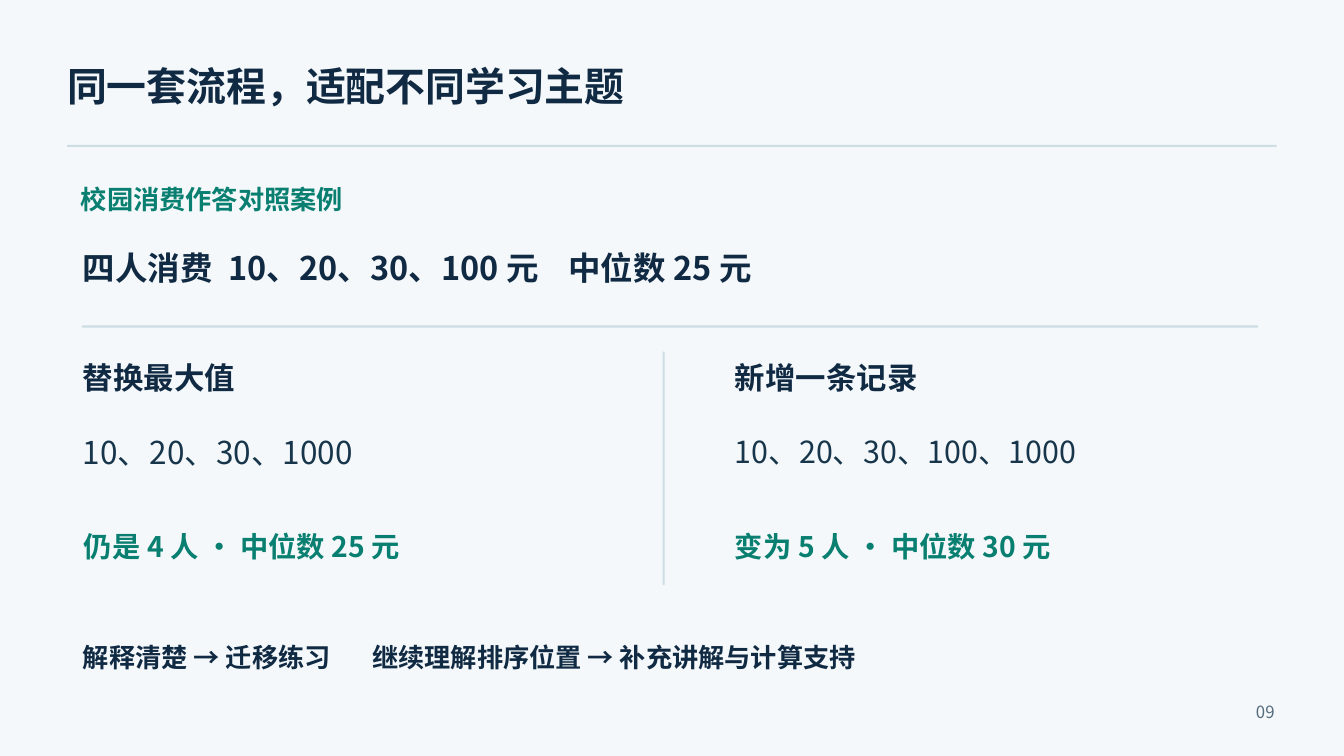
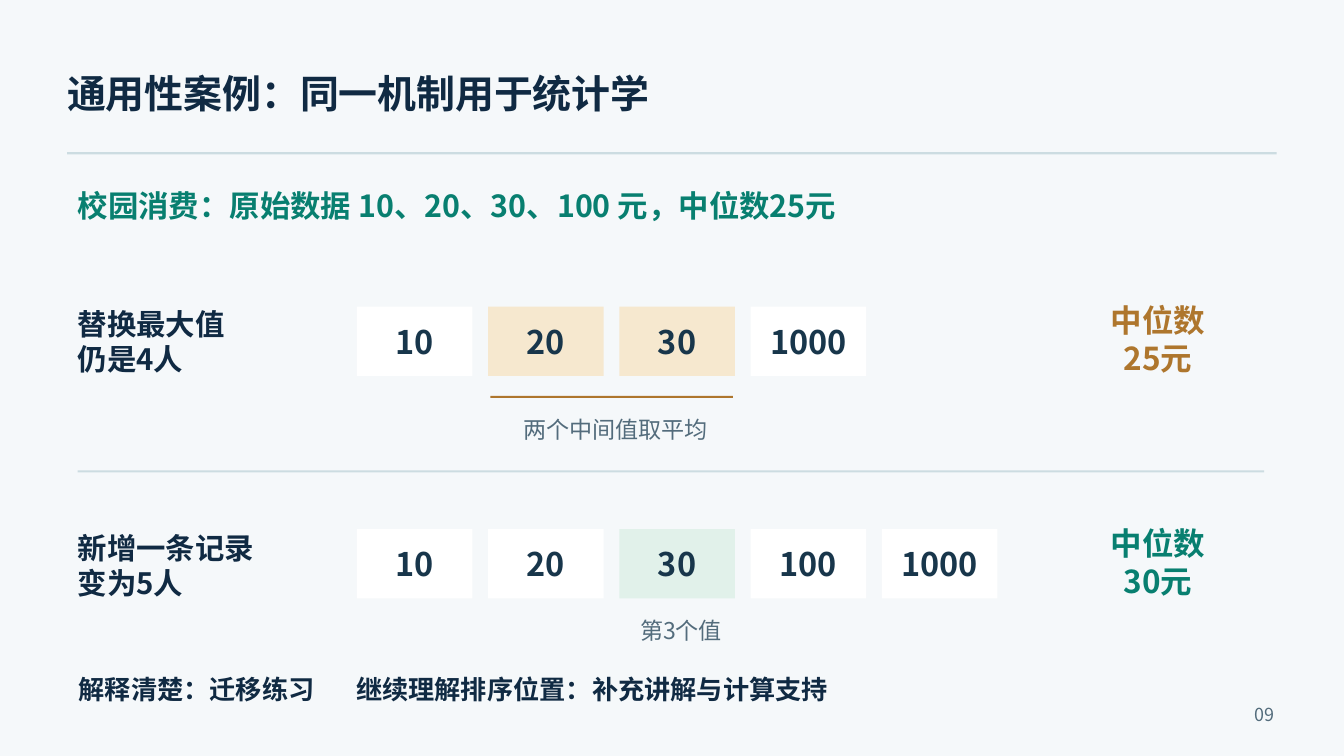
Before and after one commit to RoamerFly/teach-pro-skill, a slide deck: slide 9 of example/competition-materials/final-roadshow/学途智伴决赛路演_8分钟.pptx. Drawn at 1344x756 pixels with LibreOffice and Linux fonts; fonts in the diff are those of the drawing. Boxes give left, top, right and bottom in pixels: in the first picture for what was removed or moved away, otherwise in the second. Text is boxed around its words. In the diff, an @@ line names an element or a change of style, - is before the commit and + after.

```diff
--- a/example/competition-materials/final-roadshow/学途智伴决赛路演_8分钟.pptx
+++ b/example/competition-materials/final-roadshow/学途智伴决赛路演_8分钟.pptx
@@ text at bbox=[67, 74, 649, 112]: text changed; size 28.5 to 27.8 pt @@
-同一套流程，适配不同学习主题
+通用性案例：同一机制用于统计学
@@ rectangle: place and size @@
-rectangle at bbox=[68, 145, 1277, 147]
+rectangle at bbox=[68, 152, 1277, 154]
@@ rectangle at bbox=[68, 152, 1277, 154]: fill #CDDDE4 to #CCDCE1 @@
@@ text at bbox=[78, 191, 836, 221]: text changed; size 18.8 to 21.8 pt @@
-校园消费作答对照案例
+校园消费：原始数据 10、20、30、100 元，中位数25元
@@ text removed at bbox=[83, 252, 751, 283] @@
-四人消费 10、20、30、100 元 中位数 25 元
@@ text "替换最大值": place and size @@
-text "替换最大值" at bbox=[83, 363, 235, 392]
+text "替换最大值" at bbox=[78, 310, 225, 373]
@@ text at bbox=[78, 310, 225, 338]: size 21.8 to 21 pt in "替换最大值" @@
@@ rectangle removed at bbox=[82, 326, 1258, 328] @@
@@ rectangle added at bbox=[357, 307, 473, 376], fill #FFFFFF, 23.2 pt, text #18364B, bold @@
+10
@@ rectangle added at bbox=[488, 307, 604, 376], fill #F6E8CF, 23.2 pt, text #18364B, bold @@
+20
@@ rectangle added at bbox=[620, 307, 736, 376], fill #F6E8CF, 23.2 pt, text #18364B, bold @@
+30
@@ rectangle added at bbox=[751, 307, 867, 376], fill #FFFFFF, 23.2 pt, text #18364B, bold @@
+1000
@@ text added at bbox=[1111, 305, 1206, 373], 22.5 pt, text #AE762D, bold @@
+中位数
+25元
@@ text at bbox=[78, 345, 184, 373]: paragraph added @@
+仍是4人
@@ rectangle: place and size @@
-rectangle at bbox=[662, 352, 664, 585]
+rectangle at bbox=[490, 396, 733, 398]
@@ rectangle at bbox=[490, 396, 733, 398]: fill #CDDDE4 to #AE762D @@
@@ text added at bbox=[524, 418, 708, 440], 16.5 pt, text #536C7C @@
+两个中间值取平均
@@ text removed at bbox=[83, 440, 353, 466] @@
-10、20、30、1000
@@ text removed at bbox=[735, 440, 1076, 465] @@
-10、20、30、100、1000
@@ rectangle added at bbox=[78, 471, 1264, 473], fill #CCDCE1 @@
@@ text at bbox=[78, 534, 254, 562]: size 21.8 to 21 pt in "新增一条记录" @@
@@ text "新增一条记录": place and size @@
-text "新增一条记录" at bbox=[735, 363, 917, 392]
+text "新增一条记录" at bbox=[78, 534, 254, 597]
@@ text removed at bbox=[84, 532, 400, 560] @@
-仍是 4 人 · 中位数 25 元
@@ rectangle added at bbox=[357, 529, 473, 599], fill #FFFFFF, 23.2 pt, text #18364B, bold @@
+10
@@ rectangle added at bbox=[488, 529, 604, 599], fill #FFFFFF, 23.2 pt, text #18364B, bold @@
+20
@@ rectangle added at bbox=[620, 529, 736, 599], fill #E1F1EA, 23.2 pt, text #18364B, bold @@
+30
@@ rectangle added at bbox=[751, 529, 867, 599], fill #FFFFFF, 23.2 pt, text #18364B, bold @@
+100
@@ rectangle added at bbox=[882, 529, 998, 599], fill #FFFFFF, 23.2 pt, text #18364B, bold @@
+1000
@@ text at bbox=[1111, 528, 1206, 596]: text changed; size 20.2 to 22.5 pt @@
-变为 5 人 · 中位数 30 元
+中位数
+30元
@@ text at bbox=[78, 569, 184, 597]: paragraph added @@
+变为5人
@@ text added at bbox=[640, 619, 722, 641], 16.5 pt, text #536C7C @@
+第3个值
@@ text at bbox=[79, 676, 828, 702]: text changed @@
-解释清楚 → 迁移练习 继续理解排序位置 → 补充讲解与计算支持
+解释清楚：迁移练习 继续理解排序位置：补充讲解与计算支持
@@ text "09" at bbox=[1255, 707, 1275, 721]: size 12 to 12.8 pt @@
```
Also in this commit, not shown: 9 other slides changed, 2 slides added, 2 slides removed, 14 other files.
